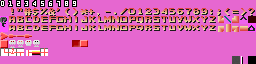
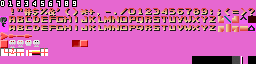
Comparing the layer stacks of the two 256x64 images. Changes:
painted on "Layer 4" over left=192, top=56, right=232, bottom=64
